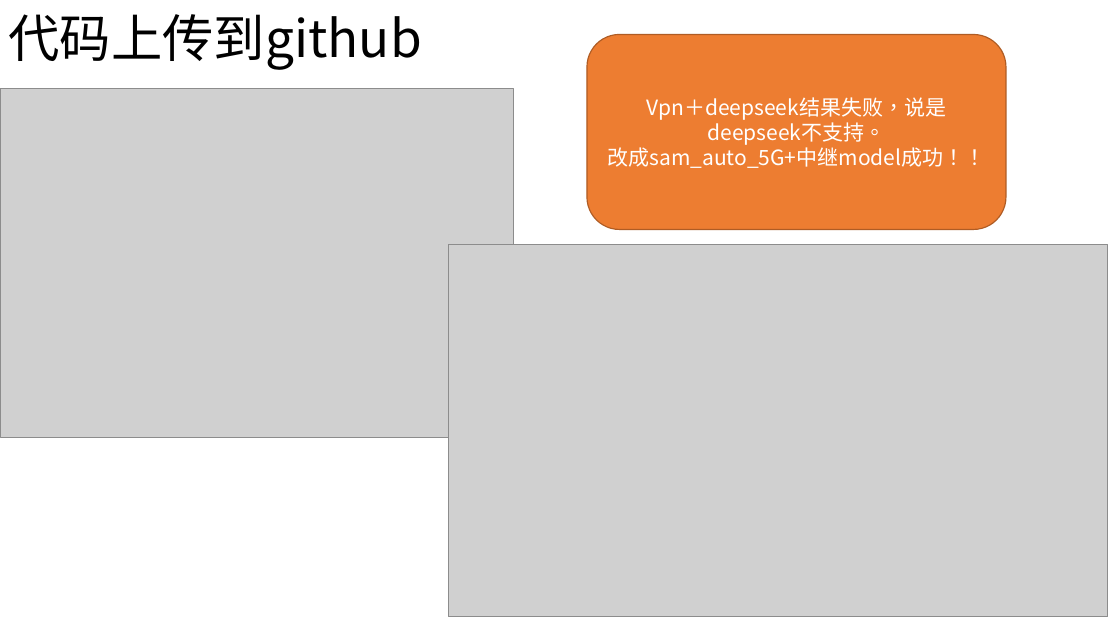
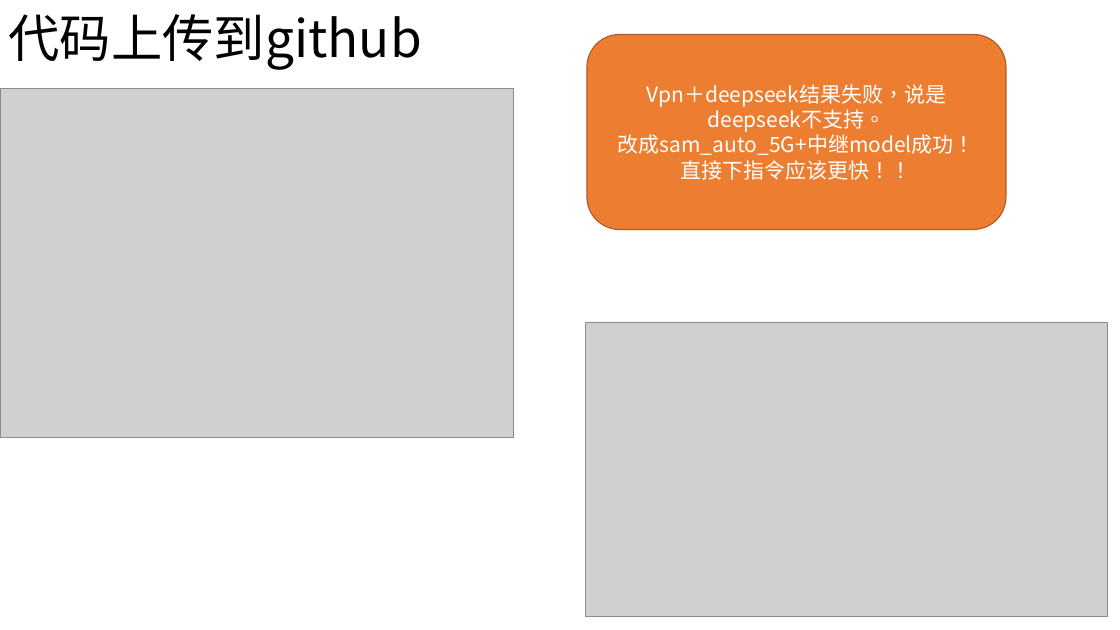
Before and after one commit to a0956610123/mytolist, a slide deck: slide 10 of doc/操作手册.pptx (slide 9 before the commit). Drawn at 1120x630 pixels with LibreOffice and Linux fonts; fonts in the diff are those of the drawing; grey boxes stand for pictures. Boxes give left, top, right and bottom in pixels: in the first picture for what was removed or moved away, otherwise in the second. Text is boxed around its words. In the diff, an @@ line names an element or a change of style, - is before the commit and + after.

```diff
--- a/doc/操作手册.pptx
+++ b/doc/操作手册.pptx
@@ text in rounded rectangle at [618, 134, 975, 180]: text changed @@
-改成sam_auto_5G+中继model成功！！
+改成sam_auto_5G+中继model成功！
+直接下指令应该更快！！
@@ picture: place and size @@
-picture at [449, 245, 1108, 617]
+picture at [586, 322, 1108, 617]
```
Also in this commit, not shown: 4 other slides changed, 7 slides added, 13 slides removed.
